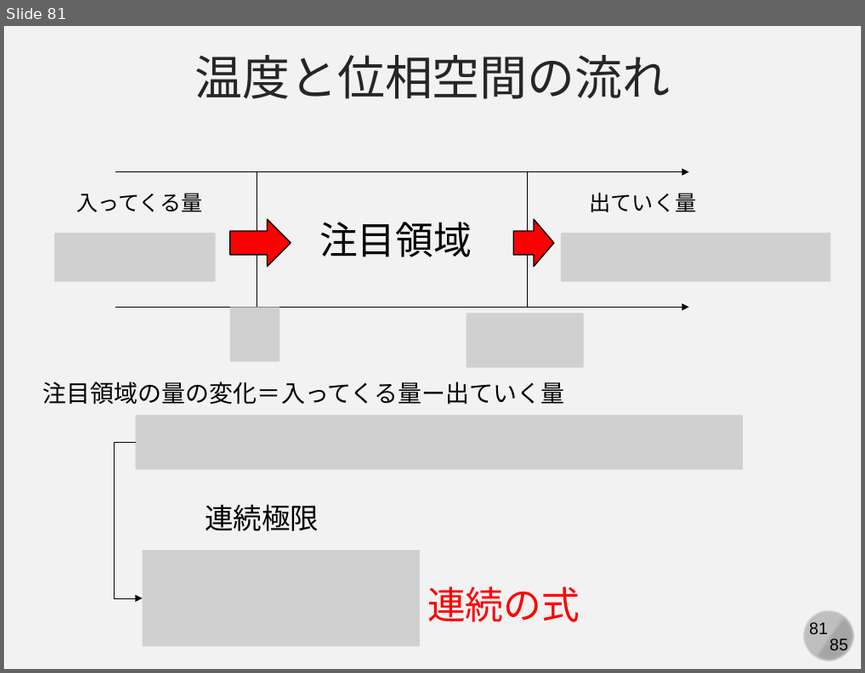
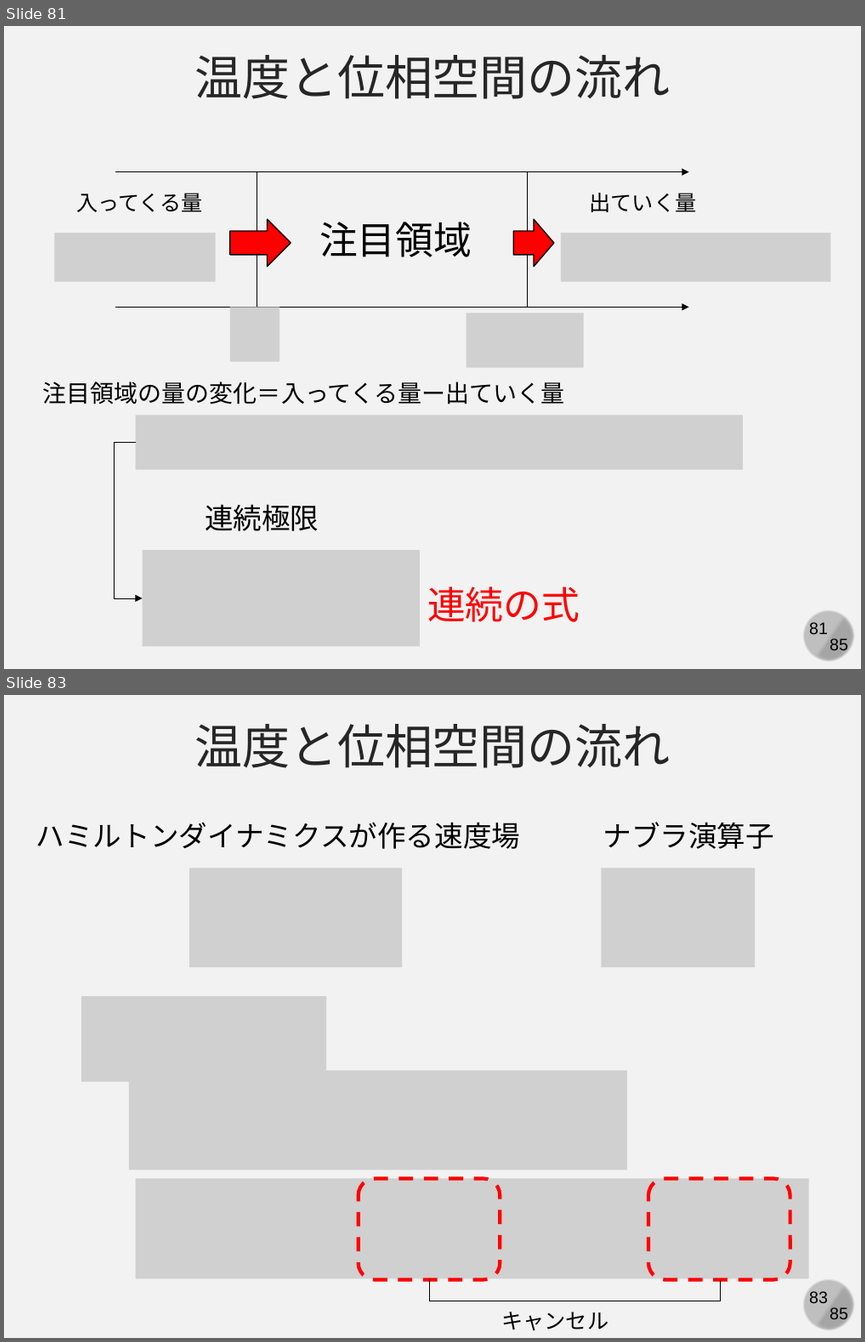
Before and after one commit to kaityo256/simulation_engineering, a slide deck: 06_md_observable/simulation06.pptx. Shown one above the other, each under a label of ours: slide 81 before the commit, slides 81 and 83 after it; the slides between them are not shown. The pictures are 865x673 and 865x1342 pixels, drawn with LibreOffice and Linux fonts; fonts in the diff are those of the drawing; grey boxes stand for pictures. Boxes give left, top, right and bottom in pixels: in the first picture for what was removed or moved away, otherwise in the second. Text is boxed around its words. In the diff, an @@ line names an element or a change of style, - is before the commit and + after.

Commit message:
86 slides

```diff
--- a/06_md_observable/simulation06.pptx
+++ b/06_md_observable/simulation06.pptx
@@ slide 83 added at (x1=4, y1=695, x2=861, y2=1338), background #F2F2F2; not listed: 4 template elements that a slide beside it also shows @@
@@ text added at (x1=194, y1=724, x2=670, y2=768), 40 pt, text #262626 @@
+温度と位相空間の流れ
@@ text added at (x1=36, y1=822, x2=521, y2=849), 24 pt, text #000000 @@
+ハミルトンダイナミクスが作る速度場
@@ text added at (x1=602, y1=822, x2=774, y2=849), 24 pt, text #000000 @@
+ナブラ演算子
@@ picture added at (x1=190, y1=868, x2=403, y2=968) @@
@@ picture added at (x1=602, y1=868, x2=755, y2=968) @@
@@ picture added at (x1=82, y1=996, x2=327, y2=1082) @@
@@ picture added at (x1=129, y1=1071, x2=628, y2=1169) @@
@@ picture added at (x1=136, y1=1179, x2=810, y2=1278) @@
@@ rounded rectangle added at (x1=358, y1=1179, x2=500, y2=1279), outline #FF0000 3 pt dashed @@
@@ rounded rectangle added at (x1=648, y1=1179, x2=789, y2=1279), outline #FF0000 3 pt dashed @@
@@ elbow line added from (430, 1278) to (720, 1280), #000000 0.5 pt @@
@@ text added at (x1=501, y1=1311, x2=608, y2=1330), 18 pt, text #000000 @@
+キャンセル
```
Also in this commit, not shown: 4 other slides added.
